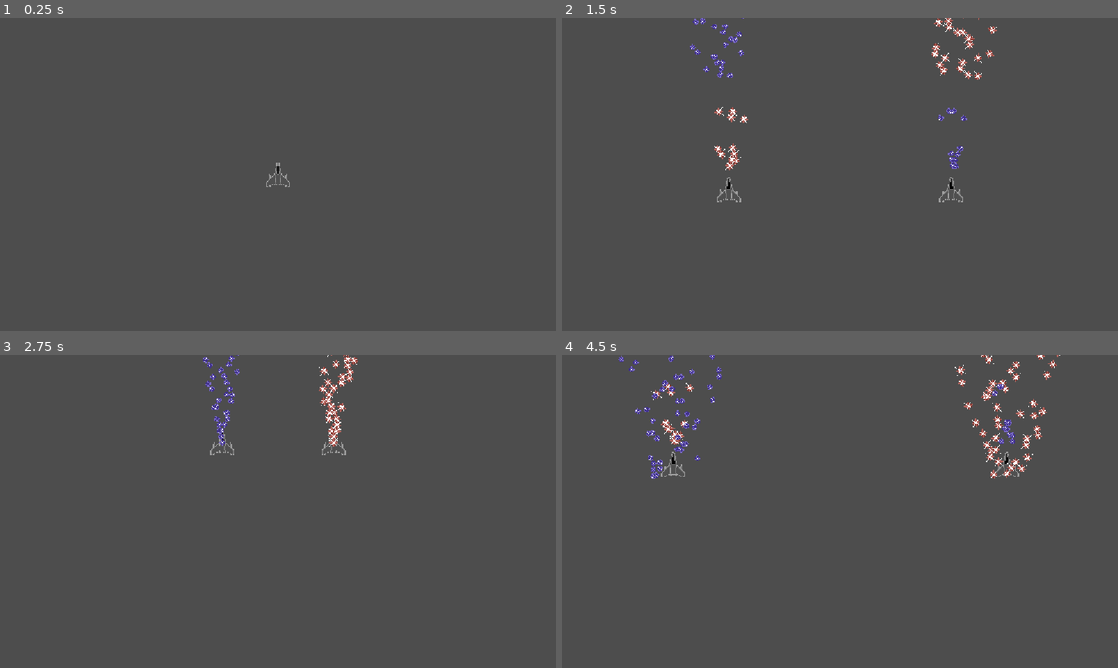
Above: before the commit, frames 1-4 (two rows, left to right).
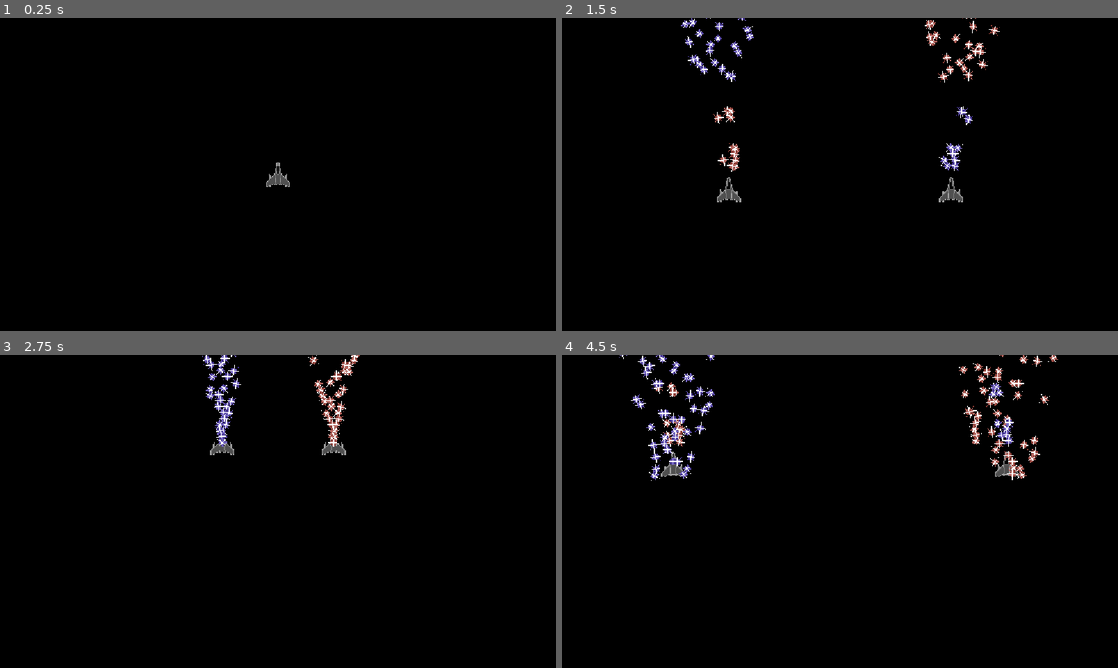
Above: after the commit, the same moments.

Repository: samiser/mirror-hell
Game: Godot game, scene res://main.tscn
Same seed, same stepped clock (60 frames per second), same inputs: the game is played once before the commit and once after it.
Inputs (mouse positions are in pixels of both pictures, inside the frame that each line leads up to):
- Up to frame 1 (0.25 s): no input
- Up to frame 2 (1.5 s): tap Enter at 0.5 s; move the mouse to (962, 158) at 0.52 s; press the mouse at (962, 158) at 0.53 s; move the mouse to (728, 190) at 1.27 s; release the mouse at (728, 190) at 1.28 s; click (728, 190) at 1.35 s
- Up to frame 3 (2.75 s): move the mouse to (333, 442) at 2.02 s; press the mouse at (333, 442) at 2.03 s
- Up to frame 4 (4.5 s): move the mouse to (812, 574) at 2.77 s; release the mouse at (812, 574) at 2.78 s; click (812, 574) at 2.85 s; move the mouse to (1006, 558) at 3.52 s; press the mouse at (1006, 558) at 3.53 s; move the mouse to (673, 464) at 4.27 s; release the mouse at (673, 464) at 4.28 s; click (673, 464) at 4.35 s

The runs differ from the first frame. In frame 1, 100% of the frame differs, in the area x 0-100%, y 0-100%; in frame 2, 100%; in frame 3, 100%; in frame 4, 100%.

Commit message:
seperated sprites into different sheets

Diff:
--- a/bullet/bullet.tscn
+++ b/bullet/bullet.tscn
@@ -1,11 +1,11 @@
 [gd_scene format=3 uid="uid://smgfahpj05cu"]
 
-[ext_resource type="Texture2D" uid="uid://cgi13cengnxa7" path="res://assets/sprites/spritesheet.png" id="1_t4vbm"]
+[ext_resource type="Texture2D" uid="uid://b18lvq0m5g3gs" path="res://assets/sprites/projectiles_sheet.png" id="1_6wip1"]
 [ext_resource type="Script" uid="uid://cmwouc8kn1rl0" path="res://bullet/bullet.gd" id="1_v8qja"]
 
 [node name="Bullet" type="Sprite2D" unique_id=1138541297]
 texture_filter = 1
-texture = ExtResource("1_t4vbm")
-hframes = 17
-frame = 5
+texture = ExtResource("1_6wip1")
+hframes = 6
+frame = 4
 script = ExtResource("1_v8qja")
--- a/enemy/enemy.tscn
+++ b/enemy/enemy.tscn
@@ -1,8 +1,9 @@
 [gd_scene format=3 uid="uid://ui8a1cy34oki"]
 
 [ext_resource type="Script" uid="uid://k022omxi44uq" path="res://enemy/enemy.gd" id="1_4gyqm"]
-[ext_resource type="Texture2D" uid="uid://cgi13cengnxa7" path="res://assets/sprites/spritesheet.png" id="2_4gyqm"]
+[ext_resource type="Texture2D" uid="uid://dpy5r46771kni" path="res://assets/sprites/ships_sheet.png" id="2_ppra6"]
 [ext_resource type="Script" uid="uid://b2h2uwwhvmh53" path="res://enemy/shield.gd" id="3_ppra6"]
+[ext_resource type="Texture2D" uid="uid://cp26yl17hjnax" path="res://assets/sprites/fx_sheet.png" id="4_p200p"]
 
 [sub_resource type="CircleShape2D" id="CircleShape2D_4gyqm"]
 radius = 28.0
@@ -14,8 +15,8 @@
 [node name="Sprite2D" type="Sprite2D" parent="." unique_id=2020998168]
 texture_filter = 1
 rotation = 3.1415927
-texture = ExtResource("2_4gyqm")
-hframes = 17
+texture = ExtResource("2_ppra6")
+hframes = 3
 frame = 1
 
 [node name="CollisionPolygon2D" type="CollisionPolygon2D" parent="." unique_id=891837017]
@@ -29,9 +30,8 @@
 
 [node name="Sprite2D" type="Sprite2D" parent="Shield" unique_id=1525752247]
 texture_filter = 1
-texture = ExtResource("2_4gyqm")
-hframes = 17
-frame = 12
+texture = ExtResource("4_p200p")
+hframes = 5
 
 [node name="AnimationPlayer" type="AnimationPlayer" parent="Shield" unique_id=1069981244]
 
--- a/main.tscn
+++ b/main.tscn
@@ -2,6 +2,7 @@
 
 [ext_resource type="PackedScene" uid="uid://dub4ffjpsh2qh" path="res://player/player.tscn" id="1_ig7tw"]
 [ext_resource type="PackedScene" uid="uid://w5htydq0kd7p" path="res://player/reflection.tscn" id="2_0xm2m"]
+[ext_resource type="AudioStream" uid="uid://8fenihc7ryy3" path="res://67 FUNK.mp3" id="4_1bvp3"]
 [ext_resource type="Script" uid="uid://depegu68vn3jq" path="res://main.gd" id="4_main"]
 
 [node name="Main" type="Node2D" unique_id=1394772048]
@@ -12,3 +13,8 @@
 
 [node name="Reflection" parent="." unique_id=598610504 instance=ExtResource("2_0xm2m")]
 position = Vector2(766, 315)
+
+[node name="AudioStreamPlayer2D" type="AudioStreamPlayer2D" parent="." unique_id=1313632850]
+stream = ExtResource("4_1bvp3")
+pitch_scale = 0.6
+autoplay = true
--- a/player/gun.gd
+++ b/player/gun.gd
@@ -13,8 +13,14 @@
 		for i in bullet_count:
 			var bullet: Bullet = BULLET.instantiate()
 			if ship_type == Ship.ShipType.REFLECTION:
-				bullet.frame = 3
+				bullet.frame = 4
 				bullet.ship_type = Ship.ShipType.REFLECTION
+			else:
+				bullet.frame = 2
+
+			if randi() % 2 == 0:
+				bullet.frame += 1
+
 			bullet.global_position = global_position
 			bullet.global_rotation = global_rotation + randf_range(-spread_angle / 2, spread_angle / 2)
 			add_child(bullet)
--- a/player/ship.tscn
+++ b/player/ship.tscn
@@ -2,7 +2,7 @@
 
 [ext_resource type="Script" uid="uid://c35mqwx5tuqj7" path="res://player/ship.gd" id="1_v4325"]
 [ext_resource type="Script" uid="uid://3vfj1u4veuyg" path="res://player/gun.gd" id="2_4cq66"]
-[ext_resource type="Texture2D" uid="uid://dx4q6mfg3r2lu" path="res://assets/sprites/chungus_ship.png" id="3_v4325"]
+[ext_resource type="Texture2D" uid="uid://dpy5r46771kni" path="res://assets/sprites/ships_sheet.png" id="3_wp5hq"]
 
 [node name="Ship" type="Node2D" unique_id=251740234]
 script = ExtResource("1_v4325")
@@ -12,4 +12,5 @@
 
 [node name="ChungusShip" type="Sprite2D" parent="." unique_id=1911509201]
 texture_filter = 1
-texture = ExtResource("3_v4325")
+texture = ExtResource("3_wp5hq")
+hframes = 3
--- a/project.godot
+++ b/project.godot
@@ -36,3 +36,4 @@
 rendering_device/driver.windows="d3d12"
 renderer/rendering_method="gl_compatibility"
 renderer/rendering_method.mobile="gl_compatibility"
+environment/defaults/default_clear_color=Color(0, 0, 0, 1)
Not shown, added: 67 FUNK.mp3.import
Binary file removed: assets/sprites/chungus_ship.png
Binary file added: assets/sprites/effects_spritesheet.aseprite
Binary file added: assets/sprites/fx_sheet.png
Not shown, changed: assets/sprites/fx_sheet.png.import
Binary file added: assets/sprites/projectiles_sheet.png
Not shown, added: assets/sprites/projectiles_sheet.png.import
Binary file added: assets/sprites/projectiles_spritesheet.aseprite
Binary file added: assets/sprites/ships_sheet.png
Not shown, changed: assets/sprites/ships_sheet.png.import
Binary file added: assets/sprites/ships_spritesheet.aseprite
Binary file changed: assets/sprites/spritesheet.aseprite
(and 2 more such lines)
